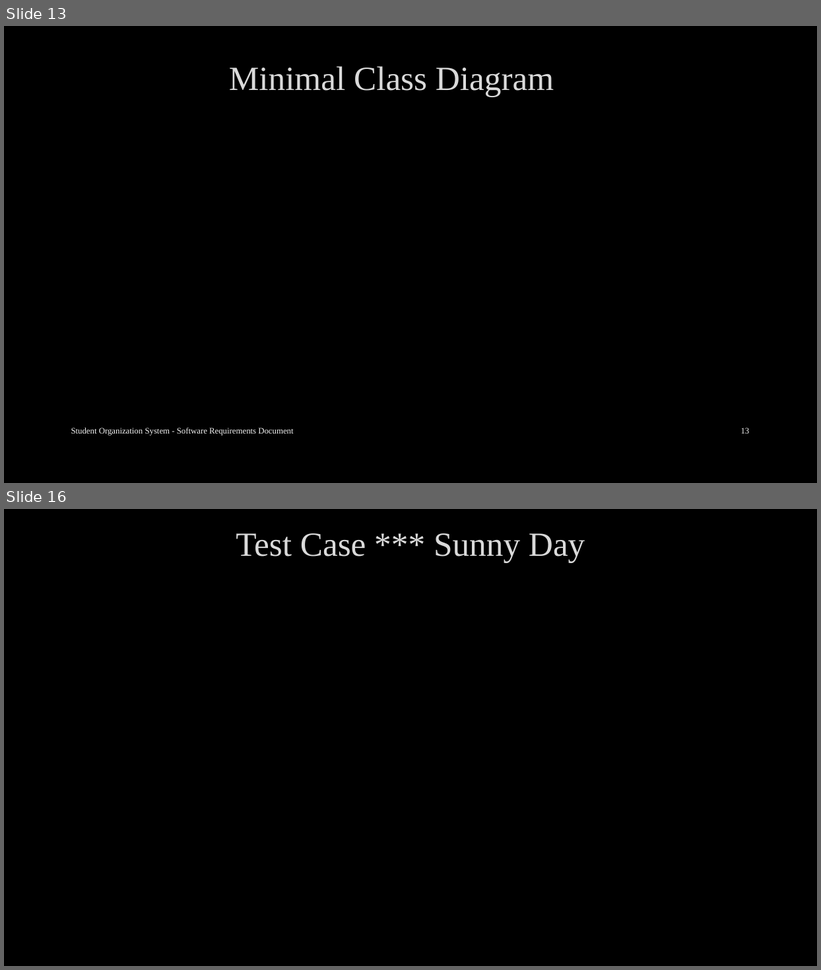
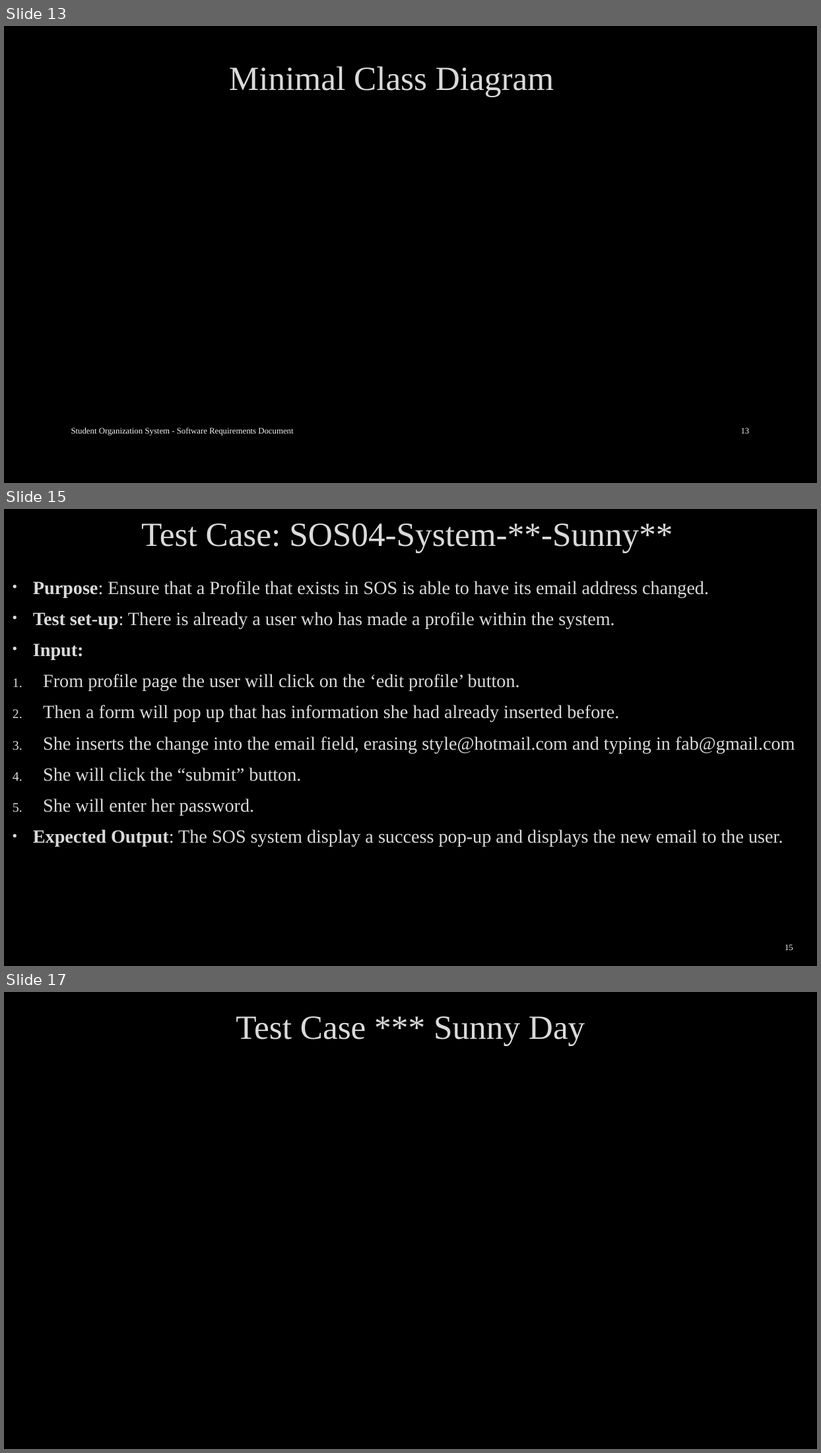
Before and after one commit to arocho032/CEN4010-Team-5, a slide deck: specifications/deliv3/SOS Deliverable Final Presentation.pptx. Shown one above the other, each under a label of ours: slides 13 and 16 before the commit, slides 13, 15 and 17 after it; the slides between them are not shown. The pictures are 821x970 and 821x1453 pixels, drawn with LibreOffice and Linux fonts; fonts in the diff are those of the drawing; background and template pictures are left out. Boxes give left, top, right and bottom in pixels: in the first picture for what was removed or moved away, otherwise in the second. Text is boxed around its words. In the diff, an @@ line names an element or a change of style, - is before the commit and + after.

Commit message:
Adding changes to ppt and SFD

```diff
--- a/specifications/deliv3/SOS Deliverable Final Presentation.pptx
+++ b/specifications/deliv3/SOS Deliverable Final Presentation.pptx
@@ slide 15 added at bbox=[4, 509, 817, 966], background #000000 @@
@@ title added at bbox=[141, 524, 673, 553], 40 pt, text #DADADA @@
+Test Case: SOS04-System-**-Sunny**
@@ text added at bbox=[33, 581, 795, 847], 22 pt, text #DADADA @@
+• Purpose: Ensure that a Profile that exists in SOS is able to have its email address changed.
+• Test set-up: There is already a user who has made a profile within the system.
+• Input:
+1. From profile page the user will click on the ‘edit profile’ button.
+2. Then a form will pop up that has information she had already inserted before.
+3. She inserts the change into the email field, erasing style@hotmail.com and typing in fab@gmail.com
+4. She will click the “submit” button.
+5. She will enter her password.
+• Expected Output: The SOS system display a success pop-up and displays the new email to the user.
@@ page number added at bbox=[785, 945, 793, 951], 10 pt, text #F2F2F2 @@
+15
@@ what was slide 16 is now slide 17 @@
```
Also in this commit, not shown: 2 other slides added, 2 slides removed, 1 other file.
